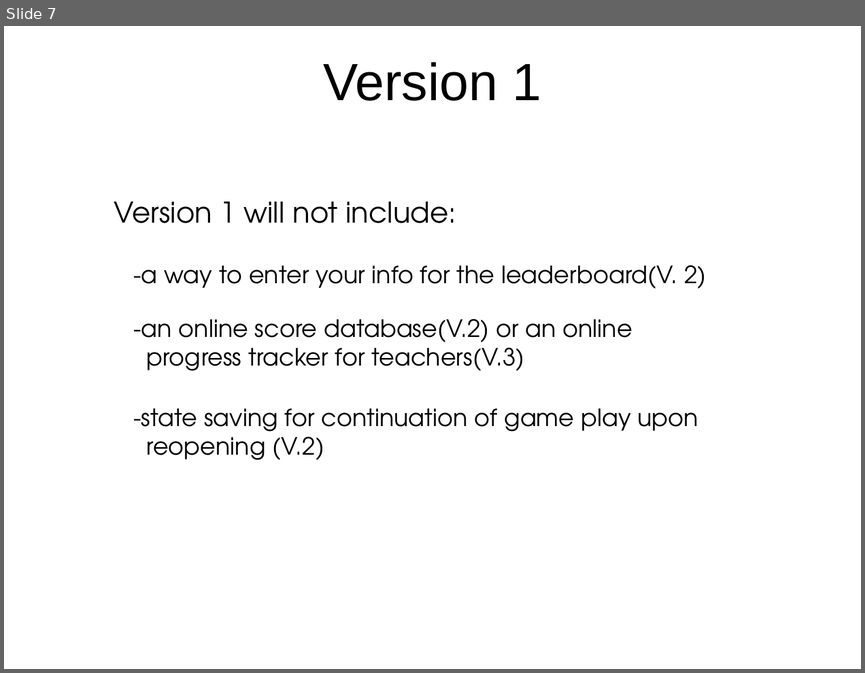
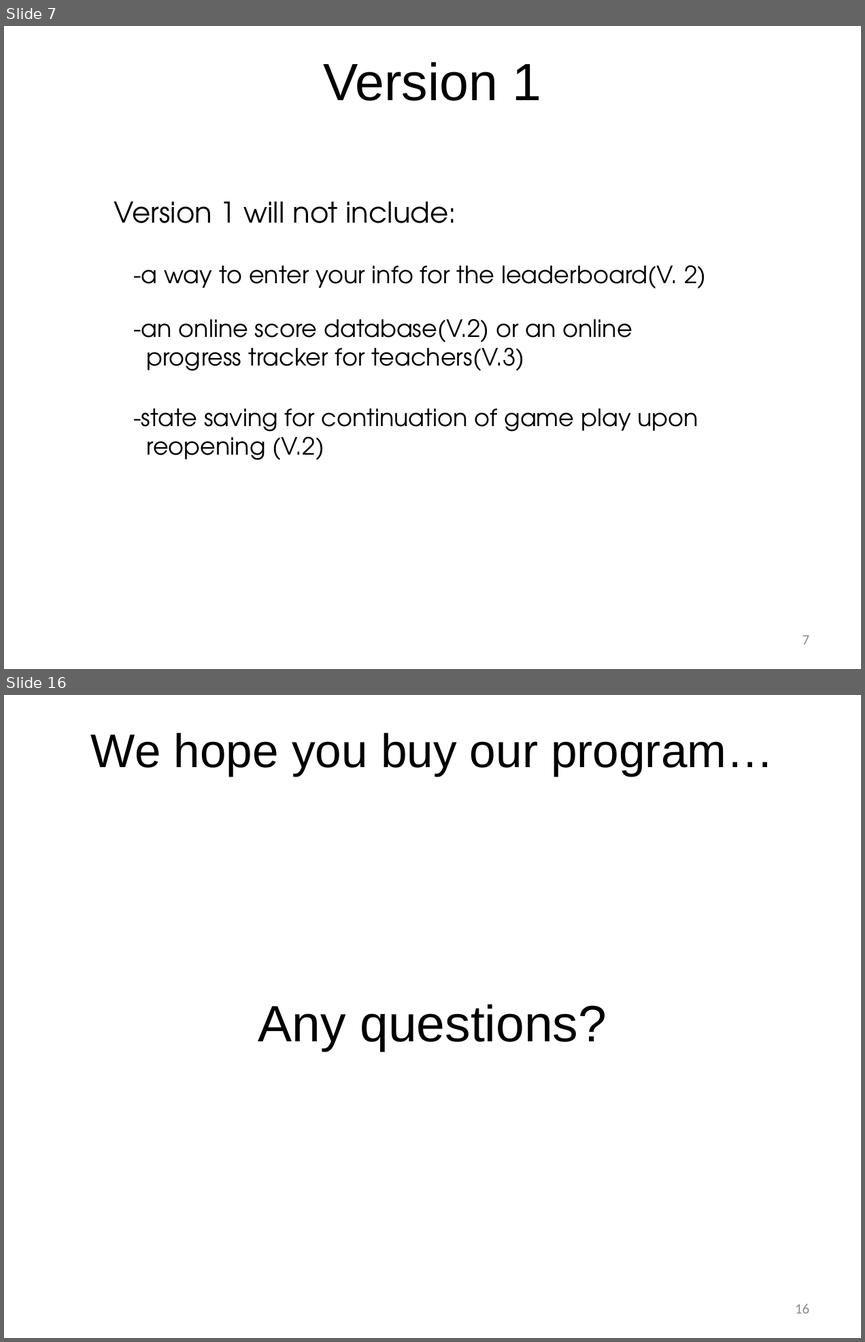
Before and after one commit to coolcatco888/cmpt275group11, a slide deck: documents/presentation1/Presentation1.pptx. Shown one above the other, each under a label of ours: slide 7 before the commit, slides 7 and 16 after it; the slides between them are not shown. The pictures are 865x673 and 865x1342 pixels, drawn with LibreOffice and Linux fonts; fonts in the diff are those of the drawing; background and template pictures are left out. Boxes give left, top, right and bottom in pixels: in the first picture for what was removed or moved away, otherwise in the second. Text is boxed around its words. In the diff, an @@ line names an element or a change of style, - is before the commit and + after.

```diff
--- a/documents/presentation1/Presentation1.pptx
+++ b/documents/presentation1/Presentation1.pptx
@@ slide 16 added at [4,695,861,1338], background picture (left out) @@
@@ title added at [91,732,773,776], 39.6 pt, text #000000 @@
+We hope you buy our program…
@@ text added at [258,1004,607,1051], 42.9 pt, text #000000 @@
+Any questions?
@@ page number added at [795,1304,809,1313], 12 pt, text #8C8C8C @@
+16
@@ slide 7 changed as well @@
@@ page number added at [802,635,810,644], 12 pt, text #8C8C8C @@
+7
```
Also in this commit, not shown: 6 other slides changed, 8 other slides added, 6 slides removed.
